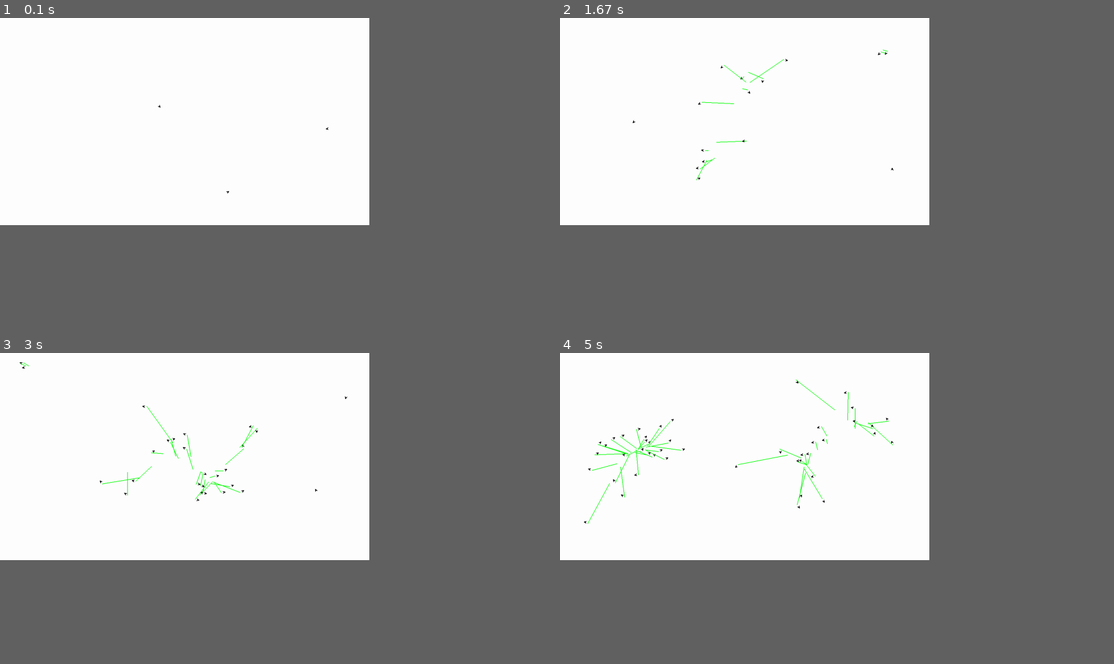
Above: before the commit, frames 1-4 (two rows, left to right).
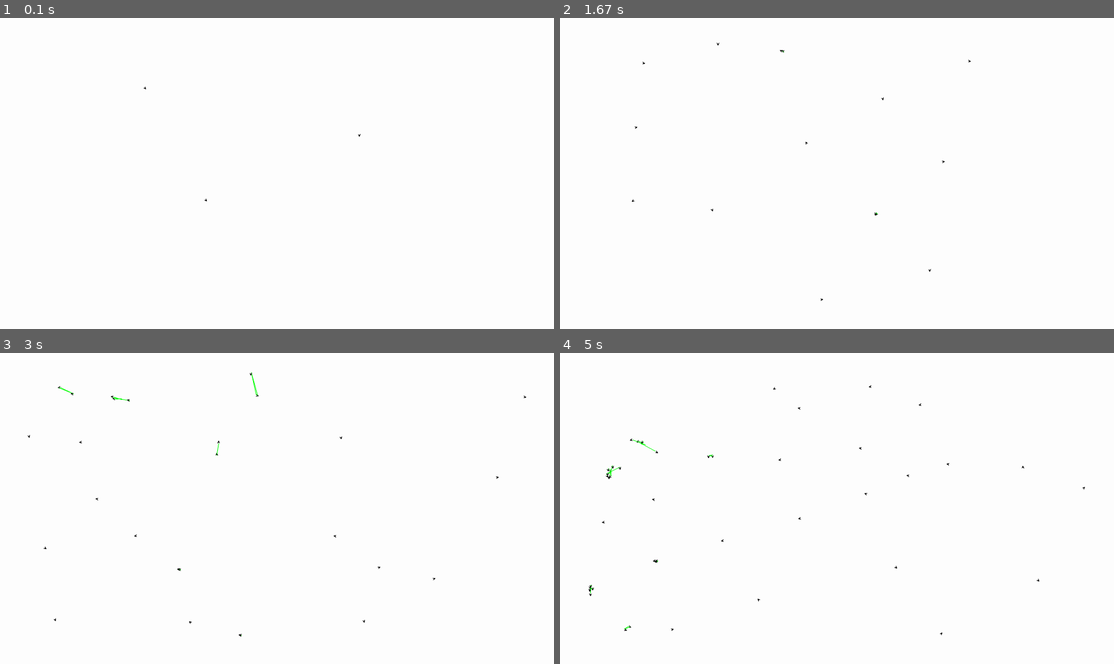
Above: after the commit, the same moments.

Repository: tmukh/boids-pygame
Game: pygame game, started from boids.py
Two runs of this game, one before a commit and one after it. Both use one fixed random seed, a clock stepped at 60 frames per second and the inputs below.
Inputs (mouse positions are in pixels of both pictures, inside the frame that each line leads up to):
- Up to frame 1 (0.1 s): no input
- Up to frame 2 (1.67 s): click (837, 173) at 0.38 s; click (842, 195) at 0.72 s; click (665, 126) at 1.05 s; click (1041, 282) at 1.38 s
- Up to frame 3 (3 s): click (288, 402) at 1.72 s; click (249, 589) at 2.05 s; click (260, 455) at 2.38 s; click (199, 443) at 2.72 s
- Up to frame 4 (5 s): click (981, 480) at 3.05 s; click (1008, 502) at 3.38 s; click (953, 452) at 3.72 s; click (676, 449) at 4.05 s; click (859, 496) at 4.38 s; click (676, 489) at 4.72 s
In our replay, the window is 600x337 before the commit and 900x506 after it. These sizes can differ from the game's own. Grey fills any space a smaller window leaves; there, only what the larger window draws over its background counts as a difference.

The runs differ from the first frame. In frame 1, less than 0.1% of the frame differs, in the area x 25-66%, y 21-60%; in frame 2, 0.2%; in frame 3, 0.5%; in frame 4, 0.9%, in the area x 4-95%, y 8-91%.

Commit message:
Adjusted boids to a fixed speed

Diff:
--- a/boids.py
+++ b/boids.py
@@ -9,31 +9,23 @@
         self.position = Vector2(random.randint(
             0, 1280), random.randint(0, 720))
 
-        self.velocity = Vector2(random.random(), random.random())
+        self.velocity = Vector2(random.random(), random.random()).normalize()
+        self.speed = 5
         self.icon = pygame.image.load("boids.png")
-
         self.icon = pygame.transform.scale(self.icon, (10, 10))
-        self.ray_end = self.position
-
-        print(self.position, self.velocity)
 
     def update(self, boids):
-        self.position += self.velocity
-
-        self.angle = math.degrees(
-            math.atan2(-self.velocity.y, self.velocity.x))
-
         self.avoid(boids)
         self.align(boids)
         self.cohere(boids)
 
-        self.velocity.scale_to_length(10)
-
+        self.velocity = self.velocity.normalize() * self.speed
         self.position += self.velocity
-        print(self.velocity, self.position)
+        self.angle = math.degrees(
+            math.atan2(-self.velocity.y, self.velocity.x))
 
     def cohere(self, boids):
-        cohesion_radius = 200
+        cohesion_radius = 100
         cohesion_vector = pygame.Vector2()
         total_weight = 0
 
@@ -59,8 +51,8 @@
 
     def avoid(self, boids):
         edge_threshold = 100
-        avoidance_radius = 50
-        fov_angle = 260
+        avoidance_radius = 200
+        fov_angle = 300
 
         boid_avoidance_vector = pygame.Vector2()
         total_weight = 0
@@ -141,7 +133,7 @@
 
 
 pygame.init()
-screen = pygame.display.set_mode((1280, 720))
+screen = pygame.display.set_mode((1920, 1080))
 clock = pygame.time.Clock()
 running = True
 dt = 0
@@ -158,9 +150,9 @@
     screen.fill("white")
 
     for boid in boids:
-        if boid.position.x < 0 or boid.position.x > 1280:
+        if boid.position.x < 0 or boid.position.x > 1920:
             boid.velocity.x *= -1
-        if boid.position.y < 0 or boid.position.y > 720:
+        if boid.position.y < 0 or boid.position.y > 1080:
             boid.velocity.y *= -1
 
     for boid in boids:
